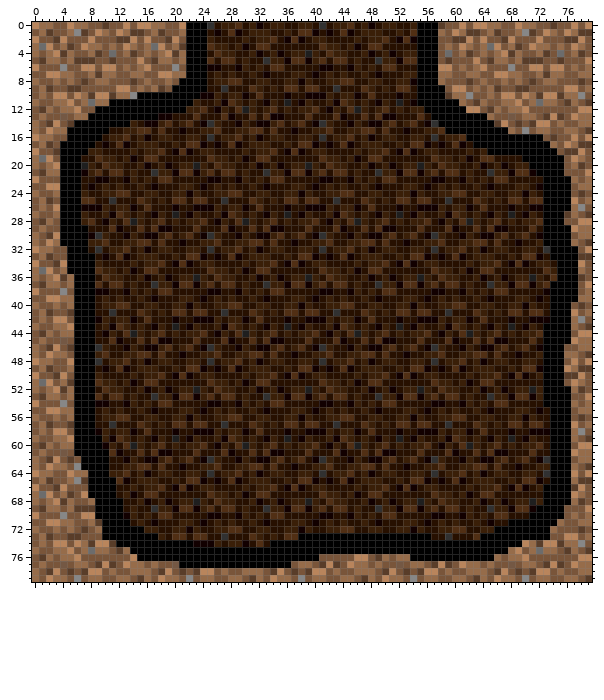
One commit to this sprite sheet: assets/map/node_1.png. That is the earlier state.
The file is 80x80 pixels. Colours within 5 levels of each other are drawn and written as one.
The same view after the edit:
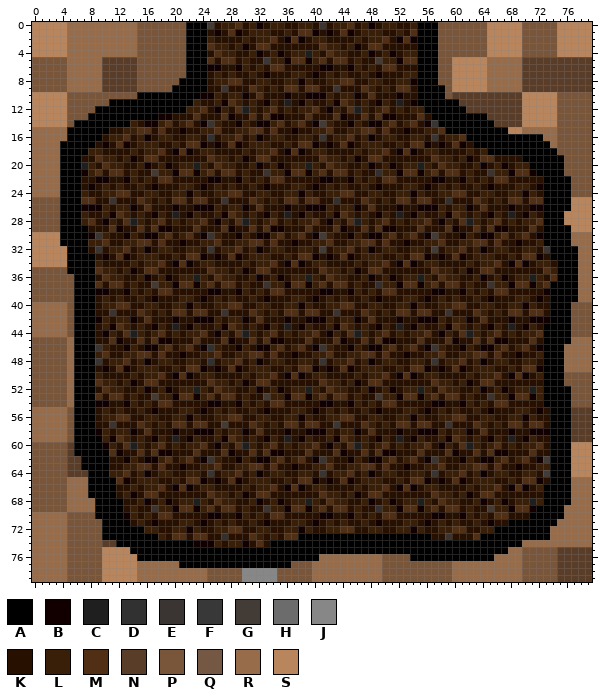
Palette (. is transparent): A #000000  B #120000  C #1f1f1f  D #313131  E #3a3532  F #383838  G #433c36  H #6c6c6c  J #878787  K #271000  L #3a1f08  M #512f14  N #593d29  P #79553a  Q #745844  R #966c4a  S #b9855c
The exact change:
Changed rows in their new state; - is an unchanged pixel.
first column x 0:
 0 -SSSSR--RRRRRRRPPPP--P---G---------------E----------------P--P-PPSSSS-PP--PSS-S-
 1 SSSSS-RRRR-RR-RP-PP--P------------------------------------P-PPPP-SSSSSPP-PPS-SSS
 2 -SSS-RRRRRRRRRR-P--PP---------------------------------------PPP-PSSS-S--P--SSS-S
 3 SS-SSRRR--R-RR--PPP-PP-------------------------------------P-PP-PS-SSS-PPP-SS-SS
 4 SSS-S-RR-RRRR-R-P-PPPP-------------------------------------P-PP-PSS-SS--PP-SSSSS
 5 -PPP--RRRRN-NNNP-PPP-P-----------F---------------G---------PSSS-SR--R----NN-NNNN
 6 P---PRRRRRNNNNNPP---P-------------------------------------PPSSSS-RRRRRNNNNNNNNNN
 7 --PPP-RR-RNNNNNP--PPPP------------------------------------PPSSSSSRRR--NNN-NNNNNN
 8 P--P--RRR-NNNN--P--P--------------------------------------P-SSSSSRR-R-N-NNNNNN-N
 9 -PP--RRRRRNNNNNP-PP--------E---------------E------------------SSS-RRRR-NNNNNNNNN
10 SSS---PPPPPPPPP--------------------------------------------PNNNNNNNNNN-SS--PPPP-
11 SSSSSP-PPPP--------------------------------------------------NN-NNNNNNSSSSS-PP-P
12 SSSSSPP-------------------------------------------------------NNN-NNNN-SSSS---PP
13 SSSSS-PP---------------------------------------------------------NNNNNSSSS-P-PPP
14 SSS-SP-------------------E---------------G---------------E---------NN-SS--SP--PP
15 -RR-----------------------------------------------------------------SSRR--R-PP-P
16 R--RR------------------------------------E---------------E---------------RR--P-P
17 R-RR------------------------------------------------------------------------PPPP
18 RRRR------------------------------------------------------------------------PPP-
19 -RRR-------------------------------------------------------------------------PP-
20 -R-R-------------------------------------------------------------------------PP-
21 RR---------------G---------------E-------------------------------E-------------P
22 RRRR-------------------------------------------------------------------------P-P
23 RRRR--------------------------------------------------------------------------PP
24 -RR---------------------------------------------------------------------------P-
25 -PP--------E---------------E--------------------------------------------------SS
26 -P-P-------------------------------------------------------------------------SSS
27 P--P------------------------------------------------------------------------SSSS
28 -PP-------------------------------------------------------------------------SS--
29 -P----------------------------------------------------------------------------SS
30 SSS------E---------------E---------------G---------------G-------------------R--
31 SS-S--------------------------------------------------------------------------RR
32 -SSSS----E---------------E---------------G---------------G---------------E----RR
33 SSSSS-------------------------------------------------------------------------RR
34 -SSS--------------------------------------------------------------------------RR
35 PPP-P--------------------------------------------------------------------------R
36 P-PPPP------------------------------------------------------------------------RR
37 -PPP-P-----------G---------------E-------------------------------E------------RR
38 P---P-------------------------------------------------------------------------R-
39 --PPPP--------------------------------------------------------------------------
40 -RR-RP------------------------------------------------------------------------P-
41 R-RRRP-----E---------------E---------------E---------------E-----------------P-P
42 R-RRR------------------------------------------------------------------------PP-
43 -RR--P-----------------------------------------------------------------------P-P
44 RR-R-P------------------------------------------------------------------------PP
45 -P--PR-----------------------------------------------------------------------R--
46 P-PP-R---E-------------------------------E---------------E------------------RR--
47 P-PPPR------------------------------------------------------------------------RR
48 PPP--R---E-------------------------------E---------------E------------------RRRR
49 -PP-------------------------------------------------------------------------R-RR
50 P--PPR----------------------------------------------------------------------PPP-
51 PPP-PR-----------------------------------------------------------------------PP-
52 P-PPP------------------------------------------------------------------------PP-
53 -PPP-------------G---------------G---------------G---------------E-------------P
54 P---PR-----------------------------------------------------------------------P-P
55 RRRR-P-----------------------------------------------------------------------NNN
56 -RR-RP-----------------------------------------------------------------------N-N
57 R-RRRP-----E---------------G---------------F---------------E-----------------NNN
58 R-RRR------------------------------------------------------------------------NNN
59 -RR--P-----------------------------------------------------------------------NN-
60 -PP-PN-----------------------------------------------------------------------S--
61 -P--PN------------------------------------------------------------------------SS
62 P-PP--N------------------E---------------E---------------E---------------G---SSS
63 P-PPPNN----------------------------------------------------------------------SSS
64 PPP--NNN-----------------E---------------E---------------E---------------G----S-
65 -PP---RR----------------------------------------------------------------------RR
66 P--PPRRR---------------------------------------------------------------------RRR
67 PPP-PRRR---------------------------------------------------------------------R-R
68 P-PPP-RR----------------------------------------------------------------------RR
69 -PPP--RRR--------E---------------E-------------------------------G----------RRRR
70 RRRRR--PP-------------------------------------------------------------------R-R-
71 RRRR-P--PP------------------------------------------------------------------RR--
72 -RR-RP-P-P-----------------------------------------------------------------RRRRR
73 R-RRRPP----------------------------------------------------E--------------RRRRR-
74 R-RRR-PPPPN-----------------------------------------------------------R-RRRR--RR
75 -RR--P-PPPSSSS-------------------------------------------------------R-PPPPN-NN-
76 RR-R-PP---SSSS---------------------------RRRRRRRRRP-PP-------------R--P----NNNNN
77 R-RRR-PP-P-SS-S-R-RRR-----------------PPRRRRRR--R---P-PP-PPPRR--R-RRRRPP-PP-NNNN
78 -RRRRP-PPPSSSSS--RRRRRRRRP-P--JJJJJP-P-PRRR-RR---RPP-P-PPP-PRR---RRRRR-PPP-NNNNN
79 -RR---P-PPSSSSSR-RR--RRR-P--PPJJJJJPP-P---RR--RR-RPPP-P-PP----RR-RR--RP-PP-NNNN-
